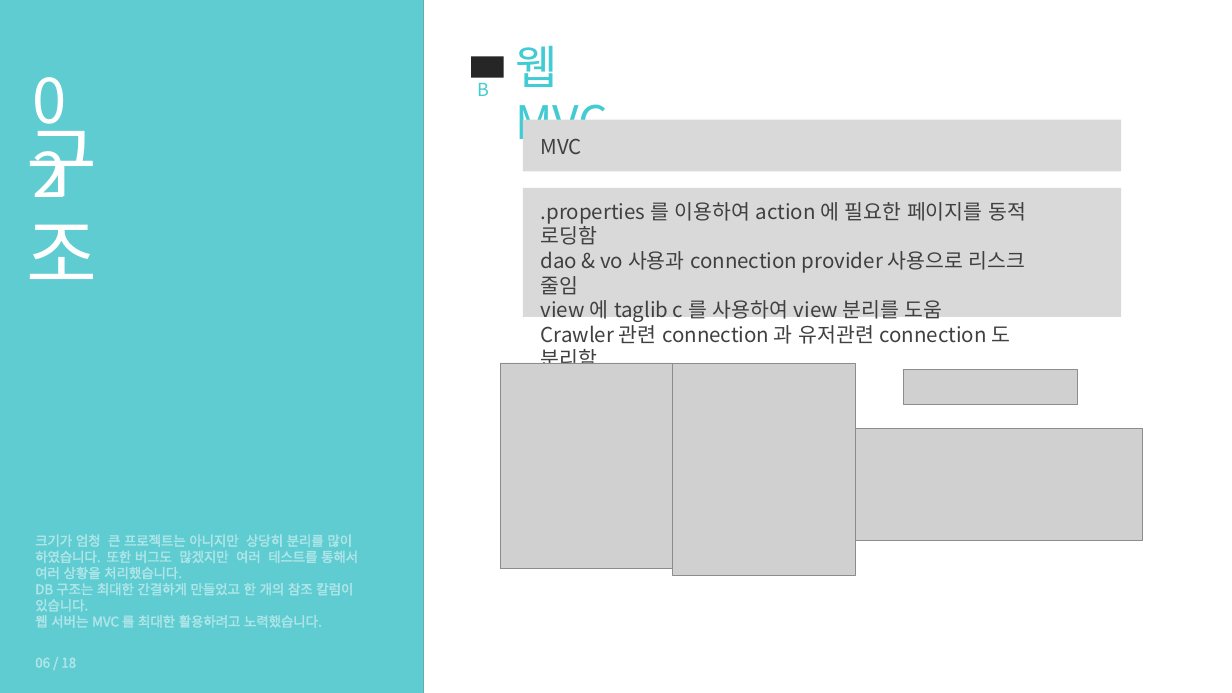
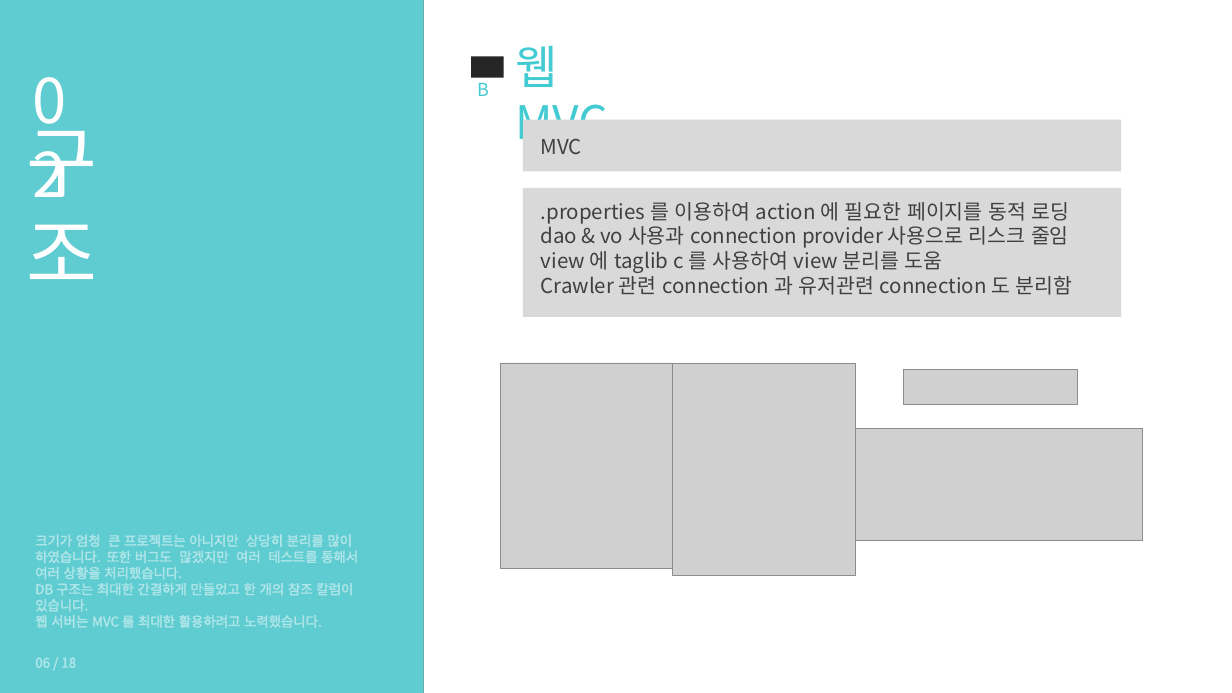
Before and after one commit to lunaB/Text-Emotional-Analysis-Rest-API, a slide deck: slide 6 of Text-Emotional-Analysis-Rest-API.pptx. Drawn at 1232x693 pixels with LibreOffice and Linux fonts; fonts in the diff are those of the drawing; grey boxes stand for pictures. Boxes give left, top, right and bottom in pixels: in the first picture for what was removed or moved away, otherwise in the second. Text is boxed around its words. In the diff, an @@ line names an element or a change of style, - is before the commit and + after.

```diff
--- a/Text-Emotional-Analysis-Rest-API.pptx
+++ b/Text-Emotional-Analysis-Rest-API.pptx
@@ text at bbox=[541, 202, 1070, 224]: text changed @@
-.properties 를 이용하여 action 에 필요한 페이지를 동적 로딩함
+.properties 를 이용하여 action 에 필요한 페이지를 동적 로딩
```
Also in this commit, not shown: 6 other slides changed.
